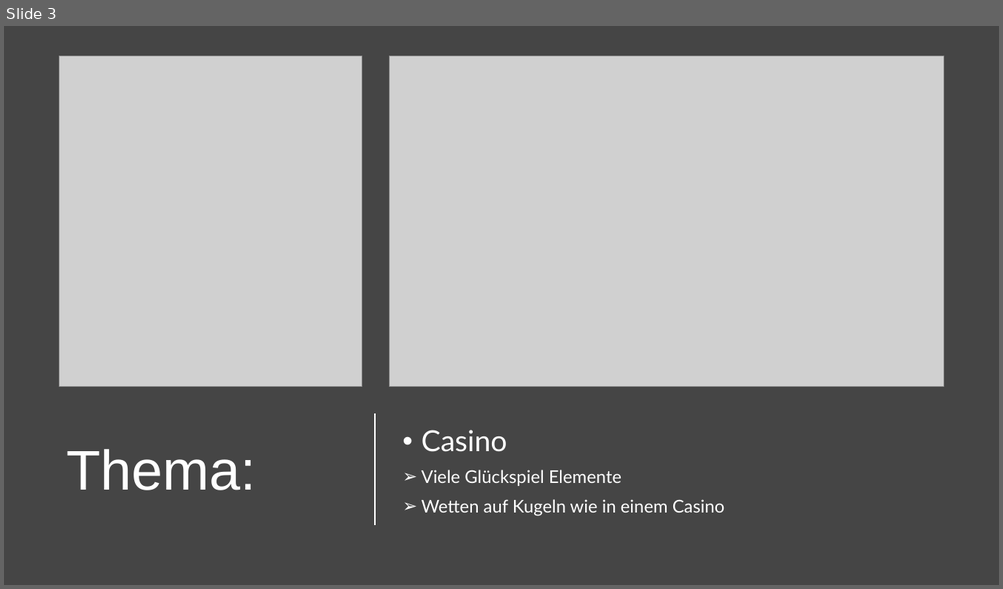
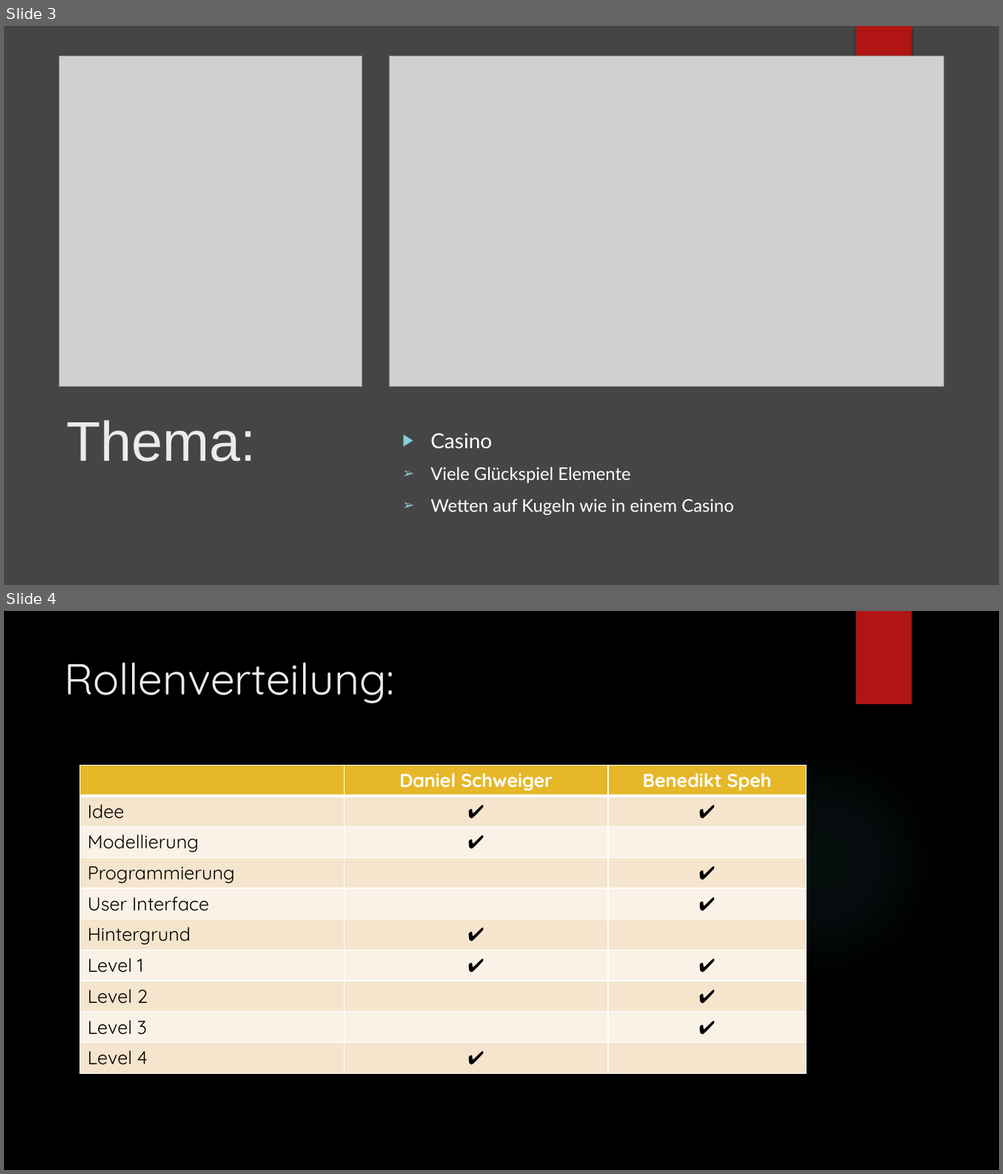
Before and after one commit to Danschweig/Semesterprojekt-Murmelbahn, a slide deck: Casino Murmeln Präsentation Dienstag.pptx. Shown one above the other, each under a label of ours: slide 3 before the commit, slides 3 and 4 after it. The pictures are 1003x589 and 1003x1174 pixels, drawn with LibreOffice and Linux fonts; fonts in the diff are those of the drawing; grey boxes stand for pictures; background and template pictures are left out. Boxes give left, top, right and bottom in pixels: in the first picture for what was removed or moved away, otherwise in the second. Text is boxed around its words. In the diff, an @@ line names an element or a change of style, - is before the commit and + after.

```diff
--- a/Casino Murmeln Präsentation Dienstag.pptx
+++ b/Casino Murmeln Präsentation Dienstag.pptx
@@ slide 4 added at bbox=[4, 611, 999, 1170], background picture (left out); not listed: 2 template elements that a slide beside it also shows @@
@@ title added at bbox=[64, 662, 394, 703], 42 pt, text #EBEBEB @@
+Rollenverteilung:
@@ table added at bbox=[80, 765, 806, 1068], 10 rows, 3 columns @@
+ | Daniel Schweiger | Benedikt Speh
+Idee | ✔ | ✔
+Modellierung | ✔ | 
+Programmierung |  | ✔
+User Interface |  | ✔
+Hintergrund | ✔ | 
+Level 1 | ✔ | ✔
+Level 2 |  | ✔
+Level 3 |  | ✔
+Level 4 | ✔ | 
@@ slide 3 changed as well @@
@@ rectangle added at bbox=[855, 26, 911, 119], fill #B01513 @@
@@ title "Thema:" at bbox=[66, 420, 256, 462]: text colour #FFFFFF to #EBEBEB; line spacing 0.9 to 1; vertical alignment middle to top @@
@@ text "Casino" at bbox=[430, 433, 734, 516]: size 28 to 20 pt in "Casino"; bullet • to ▶; line spacing 0.9 to 1; indent changed @@
@@ line removed from (375, 414) to (375, 526) @@
```
Also in this commit, not shown: 4 other slides changed.
